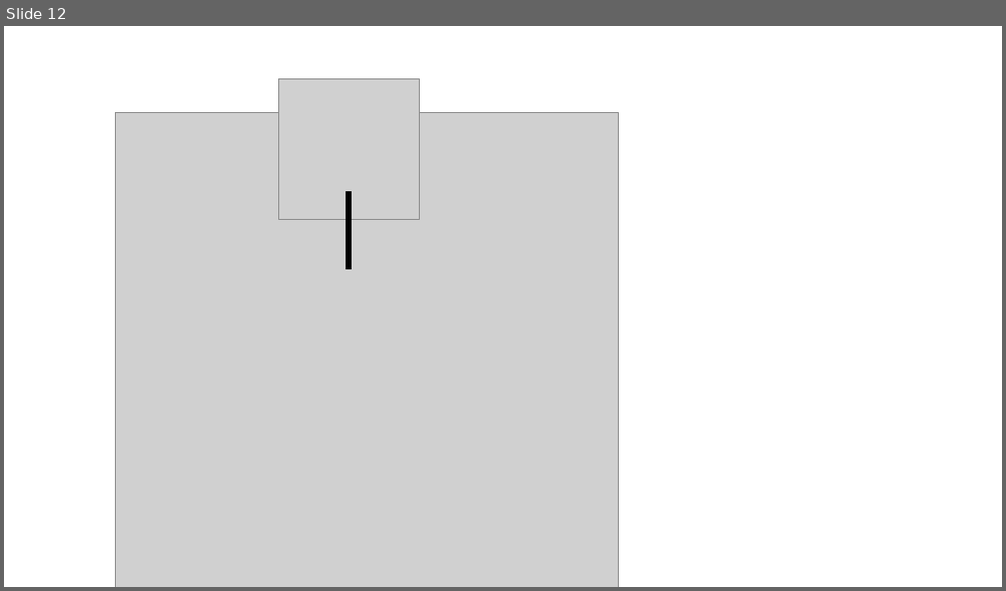
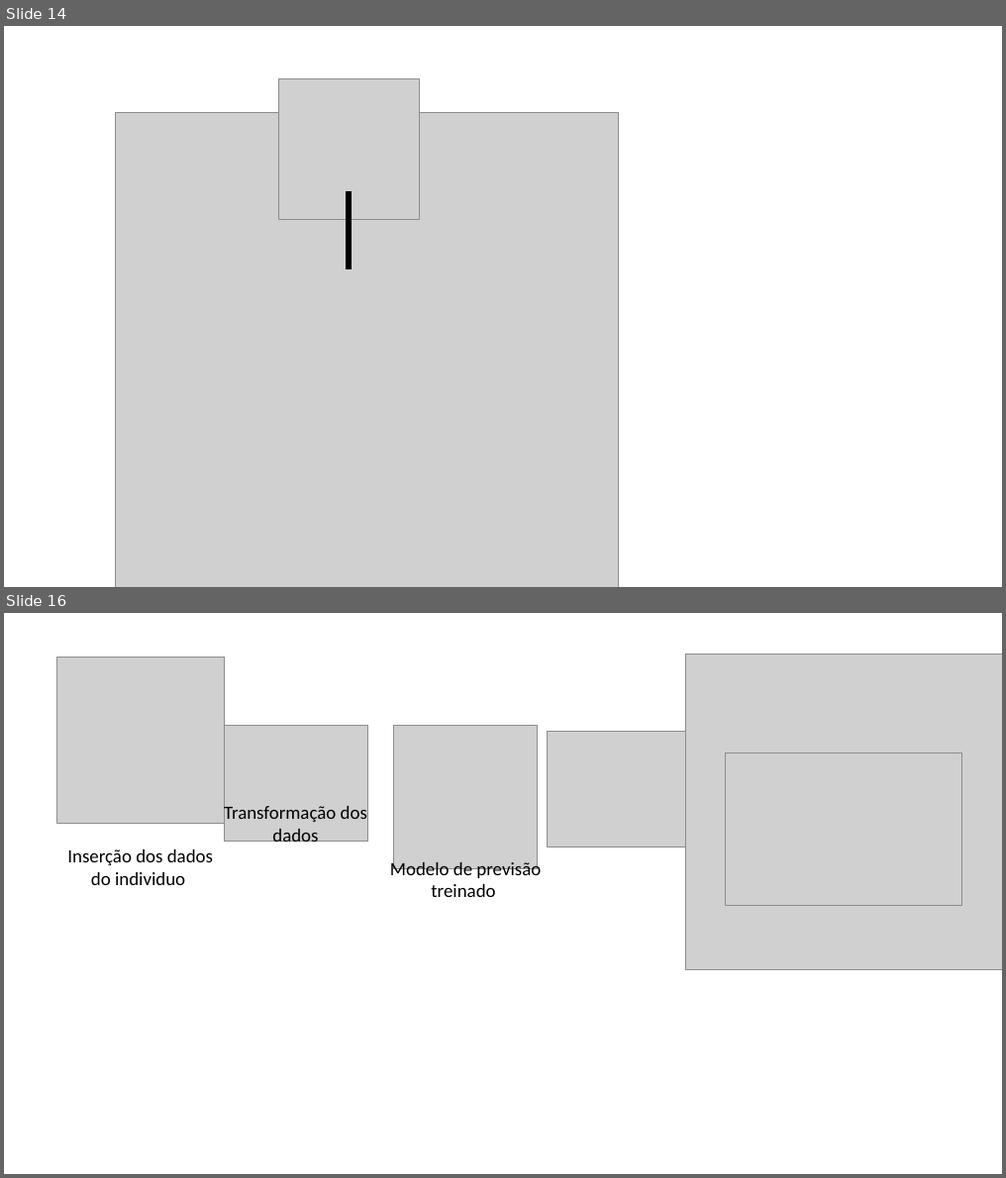
Before and after one commit to natawild/Dissertacao2021, a slide deck: ImagensDissertacao.pptx. Shown one above the other, each under a label of ours: slide 12 before the commit, slides 14 and 16 after it; the slides between them are not shown. The pictures are 1006x591 and 1006x1178 pixels, drawn with LibreOffice and Linux fonts; fonts in the diff are those of the drawing; grey boxes stand for pictures. Boxes give left, top, right and bottom in pixels: in the first picture for what was removed or moved away, otherwise in the second. Text is boxed around its words. In the diff, an @@ line names an element or a change of style, - is before the commit and + after.

```diff
--- a/ImagensDissertacao.pptx
+++ b/ImagensDissertacao.pptx
@@ slide 16 added at <box>4,613,1002,1174</box>, background #FFFFFF @@
@@ picture added at <box>57,657,224,823</box> @@
@@ picture added at <box>685,654,1002,970</box> @@
@@ picture added at <box>224,725,368,841</box> @@
@@ picture added at <box>394,725,538,869</box> @@
@@ picture added at <box>548,731,691,847</box> @@
@@ picture added at <box>726,754,962,906</box> @@
@@ text added at <box>224,804,367,847</box>, 18 pt, text #000000 @@
+Transformação dos dados
@@ text added at <box>67,850,213,885</box>, 18 pt, text #000000 @@
+Inserção dos dados do individuo
@@ text added at <box>390,860,541,897</box>, 18 pt, text #000000 @@
+Modelo de previsão treinado
@@ what was slide 12 is now slide 14 @@
```
Also in this commit, not shown: 1 slide changed, 5 other slides added, 8 other files.
